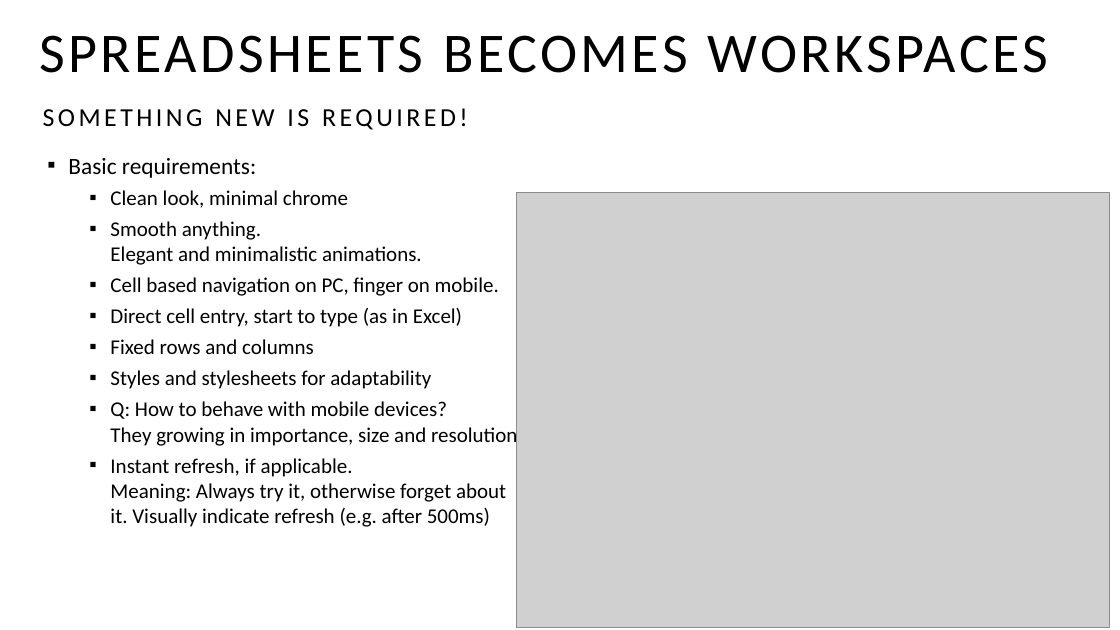
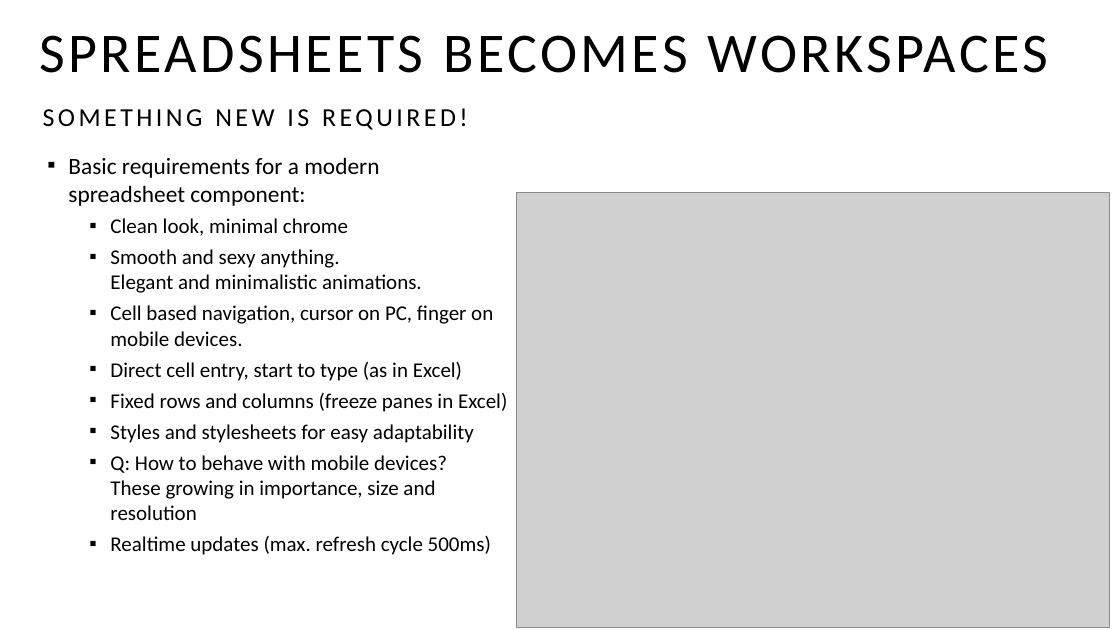
Before and after one commit to Zeutschler/tinyolap, a slide deck: slide 3 of presentations/tinyolap_visually.pptx. Drawn at 1120x630 pixels with LibreOffice and Linux fonts; fonts in the diff are those of the drawing; grey boxes stand for pictures. Boxes give left, top, right and bottom in pixels: in the first picture for what was removed or moved away, otherwise in the second. Text is boxed around its words. In the diff, an @@ line names an element or a change of style, - is before the commit and + after.

```diff
--- a/presentations/tinyolap_visually.pptx
+++ b/presentations/tinyolap_visually.pptx
@@ text at (68, 157, 379, 206): text changed @@
-▪ Basic requirements:
+▪ Basic requirements for a modern
+  spreadsheet component:
@@ text at (110, 249, 493, 346): text changed @@
-  ▪ Smooth anything.
-    Elegant and minimalistic animations.
-  ▪ Cell based navigation on PC, finger on mobile.
+  ▪ Smooth and sexy anything.
+    Elegant and minimalistic animations.
+  ▪ Cell based navigation, cursor on PC, finger on mobile devices.
@@ text at (110, 393, 507, 555): text changed @@
-  ▪ Fixed rows and columns
-  ▪ Styles and stylesheets for adaptability
-  ▪ Q: How to behave with mobile devices?
-    They growing in importance, size and resolution
-  ▪ Instant refresh, if applicable.
-    Meaning: Always try it, otherwise forget about it. Visually indicate refresh (e.g. after 500ms)
+  ▪ Fixed rows and columns (freeze panes in Excel)
+  ▪ Styles and stylesheets for easy adaptability
+  ▪ Q: How to behave with mobile devices?
+    These growing in importance, size and resolution
+  ▪ Realtime updates (max. refresh cycle 500ms)
```
Also in this commit, not shown: 2 other slides changed, 27 other files.
